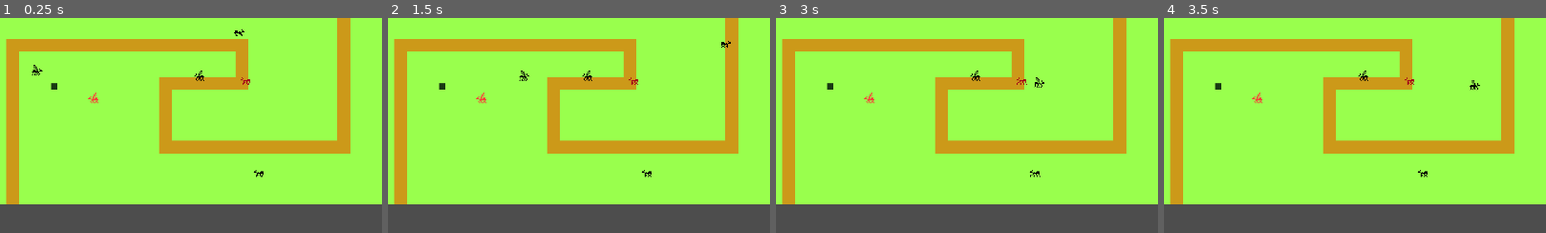
Above: before the commit, frames 1-4 (left to right).
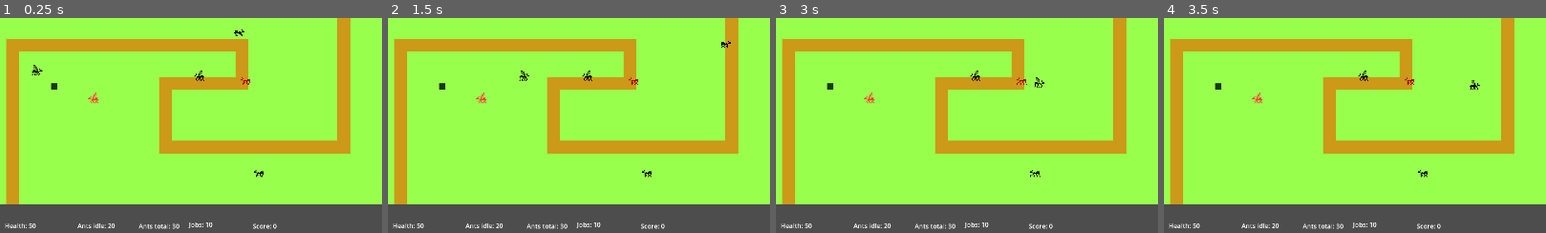
Above: after the commit, the same moments.

Repository: Harrimaga/LD56
Game: Godot game, scene res://Scenes/Main.tscn
Same seed, same stepped clock (60 frames per second), same inputs: the game is played once before the commit and once after it.
Inputs:
- Up to frame 1 (0.25 s): no input
- Up to frame 2 (1.5 s): click ">" at 0.5 s; click "<" at 1.25 s
- Up to frame 3 (3 s): click ">" at 2 s; click "<" at 2.75 s
- Up to frame 4 (3.5 s): no input
The pictures show only the part of the screen within x 0-50%, y 50-100%; the shares and areas given below are measured in that part.

The runs differ from the first frame. In frame 1, 0.6% of the frame differs, in the area x 1-73%, y 95-99%; in frame 2, 0.6%; in frame 3, 0.6%; in frame 4, 0.6%.

Commit message:
Main hud

Diff:
--- a/Core/GameflowManager.gd
+++ b/Core/GameflowManager.gd
@@ -4,5 +4,5 @@
 var enemyList : Node2D
 var projectiles : Node2D
 
-var health : int = 10
+var health : int = 50
 var score : int = 0
--- a/Core/TaskManager.gd
+++ b/Core/TaskManager.gd
@@ -2,6 +2,18 @@
 
 var worker_pool : Array[Ant]
 var task_pool : Array[Task]
+
+func get_ant_count() -> int:
+	var count = worker_pool.size()
+	for t in task_pool:
+		count += t.worker_pool.size()
+	return count
+
+func get_task_capacity() -> int:
+	var count = 0
+	for t in task_pool:
+		count += t.capacity
+	return count
 
 func add_to_pool(ant : Ant):
 	worker_pool.push_back(ant)
--- a/Scenes/Main.tscn
+++ b/Scenes/Main.tscn
@@ -1,7 +1,8 @@
-[gd_scene load_steps=3 format=3 uid="uid://b5dwkebl4neo7"]
+[gd_scene load_steps=4 format=3 uid="uid://b5dwkebl4neo7"]
 
 [ext_resource type="Script" path="res://Scenes/main.gd" id="1_bc47k"]
 [ext_resource type="PackedScene" uid="uid://b2vbrkoh05sw7" path="res://Scenes/Map.tscn" id="1_dwtjv"]
+[ext_resource type="PackedScene" uid="uid://b6d6sgi28ynot" path="res://Scenes/mainHud.tscn" id="3_x5bow"]
 
 [node name="Main" type="Control"]
 layout_mode = 3
@@ -40,4 +41,6 @@
 [node name="Camera2D" type="Camera2D" parent="."]
 position = Vector2(960, 540)
 
+[node name="MainHud" parent="." instance=ExtResource("3_x5bow")]
+
 [connection signal="pressed" from="CanvasLayer/HBoxContainer/Button" to="." method="_on_button_pressed"]
--- /dev/null
+++ b/Scenes/mainHud.tscn
@@ -0,0 +1,44 @@
+[gd_scene load_steps=2 format=3 uid="uid://b6d6sgi28ynot"]
+
+[ext_resource type="Script" path="res://Scenes/main_hud.gd" id="1_n43i5"]
+
+[node name="MainHud" type="Control"]
+layout_mode = 3
+anchors_preset = 0
+script = ExtResource("1_n43i5")
+
+[node name="Jobs" type="Label" parent="."]
+offset_left = 475.0
+offset_top = 1047.0
+offset_right = 782.0
+offset_bottom = 1074.0
+text = "Jobs: "
+
+[node name="Score" type="Label" parent="."]
+offset_left = 635.0
+offset_top = 1051.0
+offset_right = 942.0
+offset_bottom = 1078.0
+text = "Score:"
+
+[node name="Ants" type="Label" parent="."]
+offset_left = 195.0
+offset_top = 1050.0
+offset_right = 502.0
+offset_bottom = 1077.0
+text = "Ants: "
+
+[node name="Ants2" type="Label" parent="."]
+offset_left = 349.0
+offset_top = 1051.0
+offset_right = 656.0
+offset_bottom = 1078.0
+text = "Ants: "
+
+[node name="Health" type="Label" parent="."]
+layout_mode = 0
+offset_left = 12.0
+offset_top = 1050.0
+offset_right = 319.0
+offset_bottom = 1077.0
+text = "Health: 50"
--- /dev/null
+++ b/Scenes/main_hud.gd
@@ -0,0 +1,15 @@
+extends Control
+
+
+# Called when the node enters the scene tree for the first time.
+func _ready() -> void:
+	pass # Replace with function body.
+
+
+# Called every frame. 'delta' is the elapsed time since the previous frame.
+func _process(delta: float) -> void:
+	$Health.text = "Health: " + str(GameflowManager.health)
+	$Ants.text = "Ants idle: " + str(TaskManager.worker_pool.size())
+	$Ants2.text = "Ants total: " + str(TaskManager.get_ant_count())
+	$Score.text = "Score: " + str(GameflowManager.score)
+	$Jobs.text = "Jobs: " + str(TaskManager.get_task_capacity())
